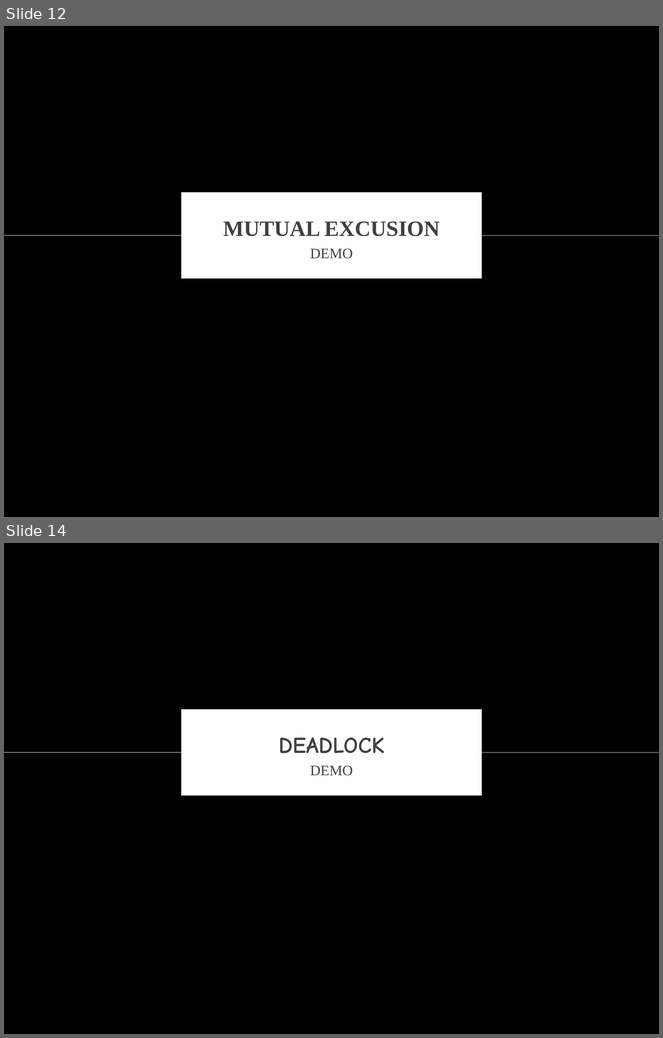
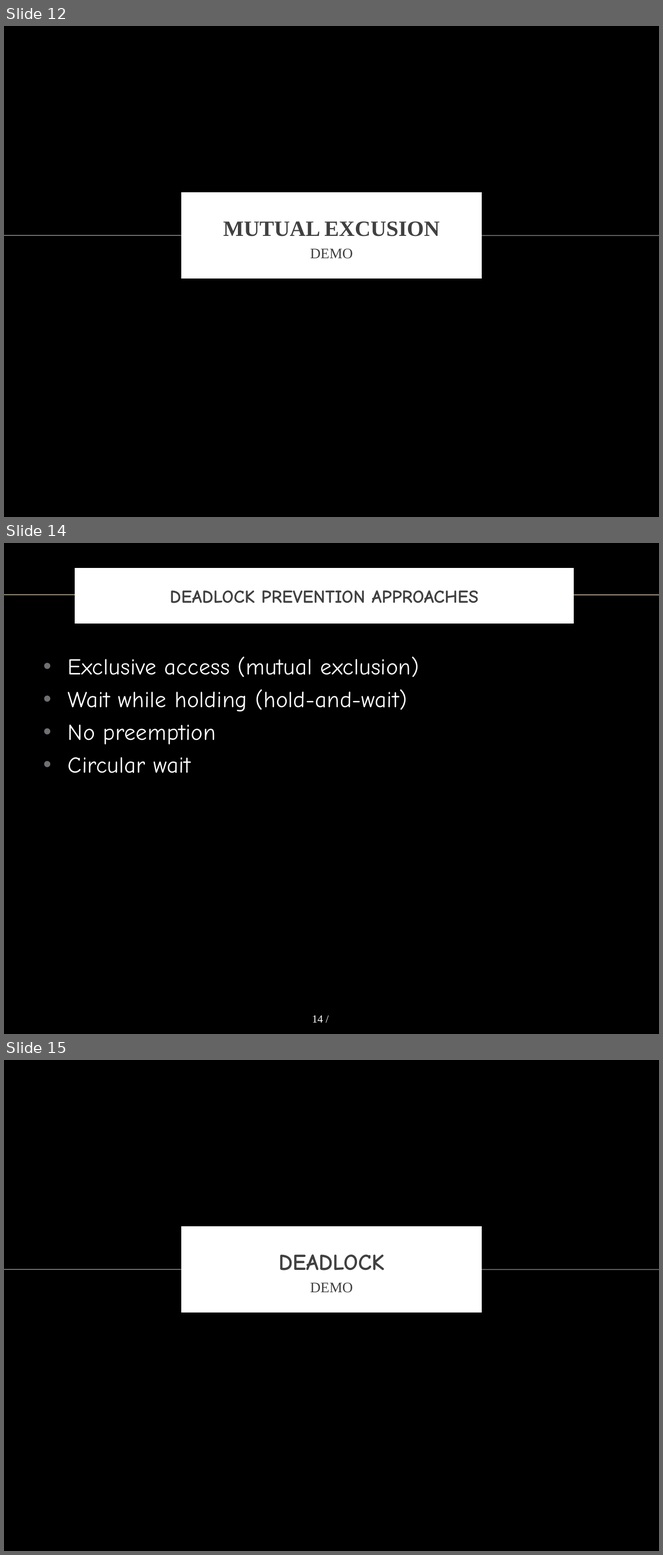
Before and after one commit to vong-srey/Paravantage, a slide deck: Presentation.pptx. Shown one above the other, each under a label of ours: slides 12 and 14 before the commit, slides 12, 14 and 15 after it; the slides between them are not shown. The pictures are 663x1038 and 663x1555 pixels, drawn with LibreOffice and Linux fonts; fonts in the diff are those of the drawing; background and template pictures are left out. Boxes give left, top, right and bottom in pixels: in the first picture for what was removed or moved away, otherwise in the second. Text is boxed around its words. In the diff, an @@ line names an element or a change of style, - is before the commit and + after.

```diff
--- a/Presentation.pptx
+++ b/Presentation.pptx
@@ slide 14 added at bbox=[4, 543, 659, 1034], background picture (left out) @@
@@ title added at bbox=[77, 571, 571, 622], fill #FFFFFF, outline #FFFFFF 6 pt, 20 pt, text #404040, bold @@
+DEADLOCK PREVENTION APPROACHES
@@ line added from (4, 595) to (659, 595), #BBAA8A 1 pt @@
@@ text added at bbox=[68, 656, 419, 773], 25 pt, text #FFFFFF @@
+• Exclusive access (mutual exclusion)
+• Wait while holding (hold-and-wait)
+• No preemption
+• Circular wait
@@ page number added at bbox=[312, 1016, 323, 1023], 12 pt, text #FFFFFF @@
+14 /
@@ what was slide 14 is now slide 15 @@
```
Also in this commit, not shown: 1 slide changed.
